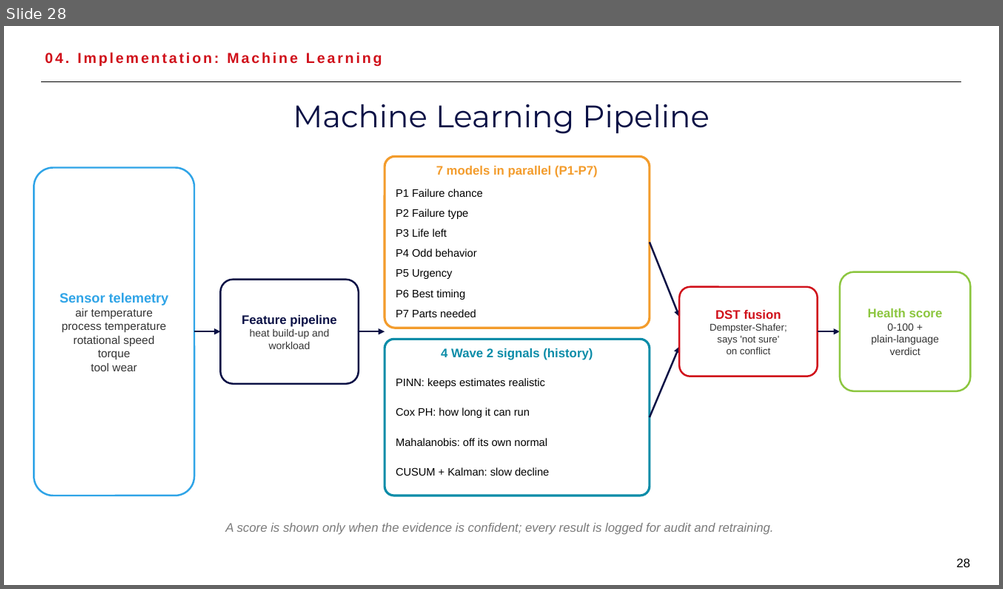
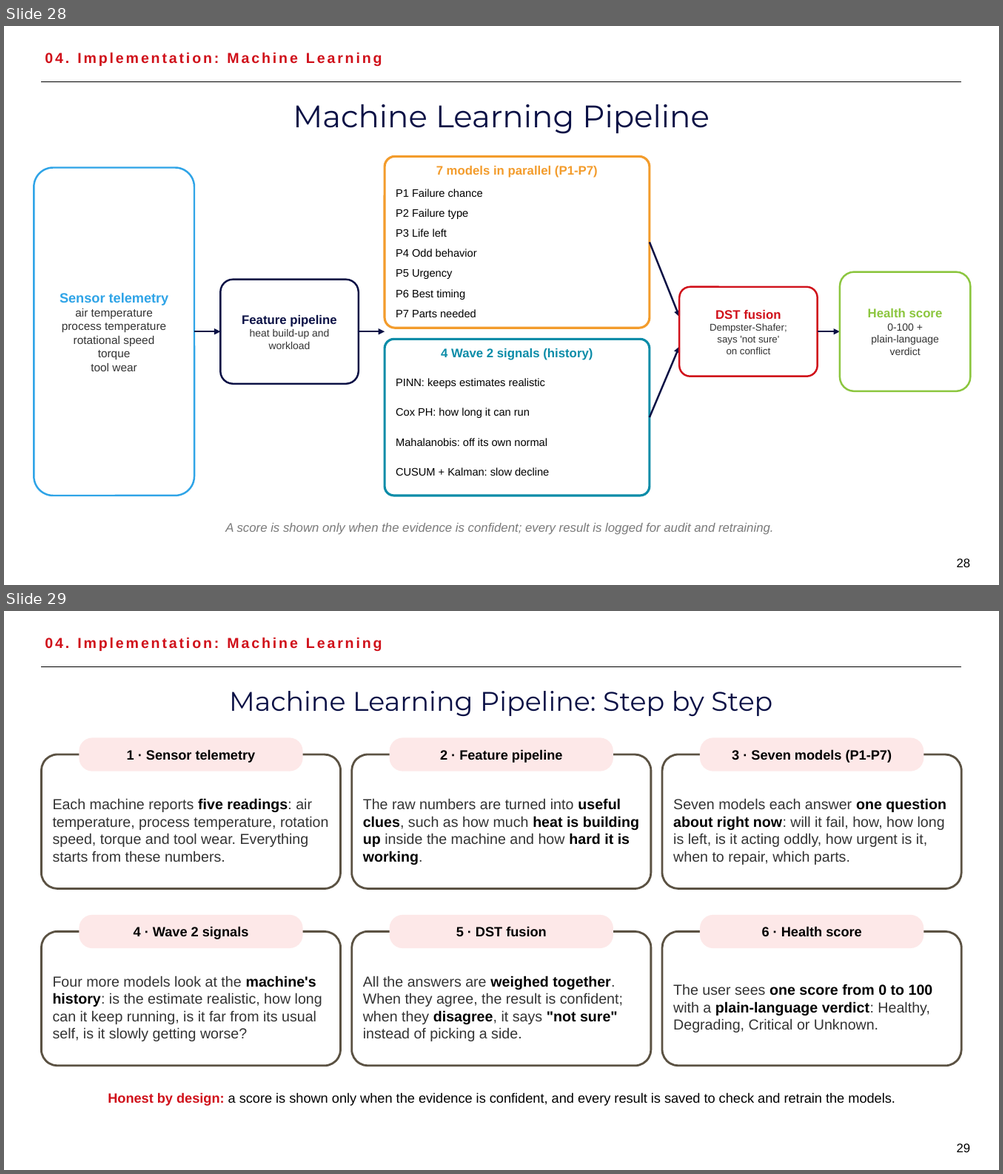
Before and after one commit to hamzAmbarki2/EAMSagemCOm, a slide deck: presentation/technical_defense_final_v2.pptx. Shown one above the other, each under a label of ours: slide 28 before the commit, slides 28 and 29 after it. The pictures are 1003x589 and 1003x1174 pixels, drawn with LibreOffice and Linux fonts; fonts in the diff are those of the drawing. Boxes give left, top, right and bottom in pixels: in the first picture for what was removed or moved away, otherwise in the second. Text is boxed around its words. In the diff, an @@ line names an element or a change of style, - is before the commit and + after.

```diff
--- a/presentation/technical_defense_final_v2.pptx
+++ b/presentation/technical_defense_final_v2.pptx
@@ slide 29 added at [4,611,999,1170], background #FFFFFF @@
@@ text added at [45,637,382,651], 14 pt, text #D0101A, bold @@
+04. Implementation: Machine Learning
@@ line added from (41, 667) to (962, 667), #000000 1 pt @@
@@ text added at [229,691,772,717], 26 pt, text #0A1045 @@
+Machine Learning Pipeline: Step by Step
@@ rounded rectangle added at [79,738,302,772], fill #FDE8E8, 13 pt, text #000000, bold @@
+1 · Sensor telemetry
@@ rounded rectangle added at [390,738,614,772], fill #FDE8E8, 13 pt, text #000000, bold @@
+2 · Feature pipeline
@@ rounded rectangle added at [700,738,923,772], fill #FDE8E8, 13 pt, text #000000, bold @@
+3 · Seven models (P1-P7)
@@ rounded rectangle added at [41,755,341,889], outline #5B5243 2 pt @@
@@ rounded rectangle added at [352,755,651,889], outline #5B5243 2 pt @@
@@ rounded rectangle added at [662,755,962,889], outline #5B5243 2 pt @@
@@ text added at [53,798,328,862], 14 pt, text #333333 @@
+Each machine reports five readings: air temperature, process temperature, rotation speed, torque and tool wear. Everything starts from these numbers.
@@ text added at [363,798,639,865], 14 pt, text #333333 @@
+The raw numbers are turned into useful clues, such as how much heat is building up inside the machine and how hard it is working.
@@ text added at [673,798,946,865], 14 pt, text #333333 @@
+Seven models each answer one question about right now: will it fail, how, how long is left, is it acting oddly, how urgent is it, when to repair, which parts.
@@ rounded rectangle added at [79,915,302,949], fill #FDE8E8, 13 pt, text #000000, bold @@
+4 · Wave 2 signals
@@ rounded rectangle added at [390,915,614,949], fill #FDE8E8, 13 pt, text #000000, bold @@
+5 · DST fusion
@@ rounded rectangle added at [700,915,923,949], fill #FDE8E8, 13 pt, text #000000, bold @@
+6 · Health score
@@ rounded rectangle added at [41,932,341,1066], outline #5B5243 2 pt @@
@@ rounded rectangle added at [352,932,651,1066], outline #5B5243 2 pt @@
@@ rounded rectangle added at [662,932,962,1066], outline #5B5243 2 pt @@
@@ text added at [53,976,322,1042], 14 pt, text #333333 @@
+Four more models look at the machine's history: is the estimate realistic, how long can it keep running, is it far from its usual self, is it slowly getting worse?
@@ text added at [363,976,623,1042], 14 pt, text #333333 @@
+All the answers are weighed together. When they agree, the result is confident; when they disagree, it says "not sure" instead of picking a side.
@@ text added at [673,984,933,1033], 14 pt, text #333333 @@
+The user sees one score from 0 to 100 with a plain-language verdict: Healthy, Degrading, Critical or Unknown.
@@ text added at [108,1093,895,1106], 13 pt, text #000000 @@
+Honest by design: a score is shown only when the evidence is confident, and every result is saved to check and retrain the models.
@@ text added at [956,1144,970,1153], 12 pt, text #000000 @@
+29
```
Also in this commit, not shown: 10 slides changed.
